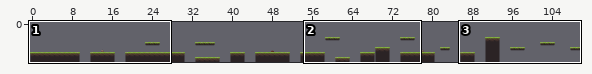
Tiled map (JSON), stored at public/assets/tilemap/plataformas.json. Above, an overview of the earlier version with the close-up marked.
Close-up. Before the edit:
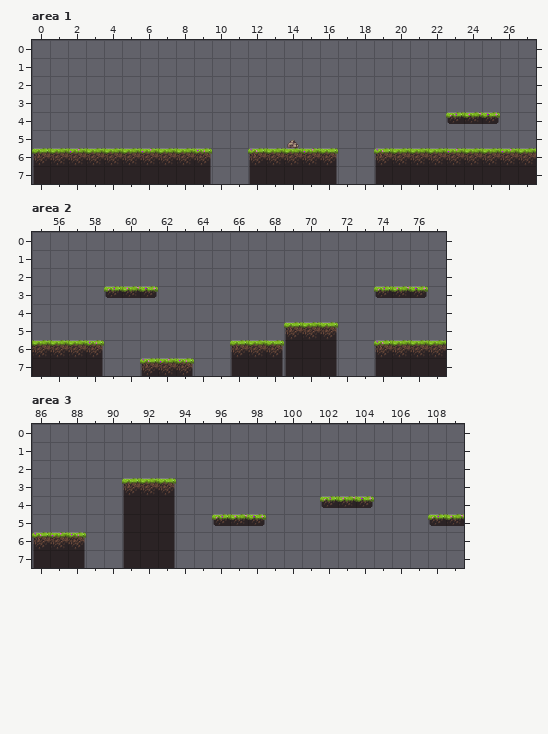
Cells are 32x32 px. Shown: area 1 x 0..27, y 0..7; area 2 x 55..77, y 0..7; area 3 x 86..109, y 0..7. The commit also changed other parts of the map, which this record leaves out.
Once edited:
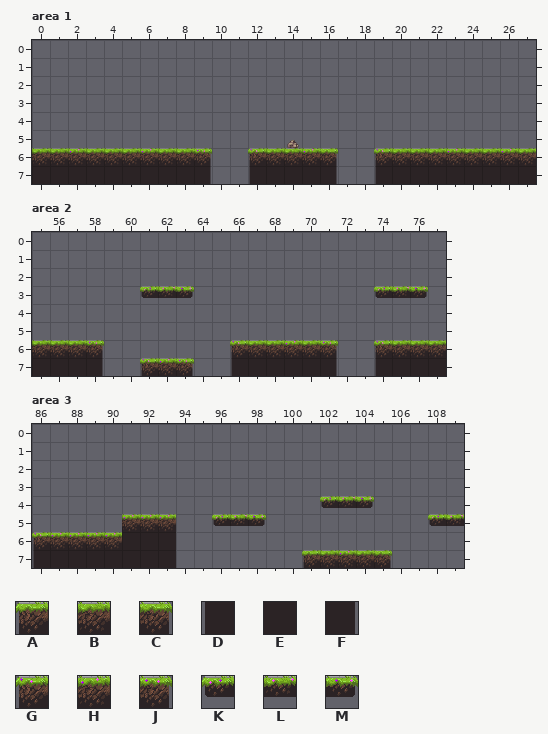
Key: from "plataformaTierra": A 0, B 1, C 2, D 3, E 4, F 5, G 6, H 7, J 8, K 12, L 13, M 14.
_ is an empty cell.
Difference:
Layer "plataformas", area 1:
The author changed tile A to tile B in row 6 at x 0.
The author changed tile D to tile E in row 7 at x 0.
The edit erases tile K in row 4 at x 23.
The edit erases tile L in row 4 at x 24.
The edit erases tile M in row 4 at x 25.
Layer "plataformas", area 2:
The author changed tile C to tile B in row 6 at x 68.
The author changed tile E to tile B in row 6 at x 70.
The author changed tile D to tile E in row 7 at x 69.
The author changed tile F to tile E in row 7 at x 68.
The author changed tile A to tile G in row 6 at x 66.
The author changed tile D to tile H in row 6 at x 69.
The author changed tile F to tile J in row 6 at x 71.
The author changed tile M to tile K in row 3 at x 61.
Tile L now appears in row 3 at x 62.
Tile M now appears in row 3 at x 63.
The edit erases tile A in row 5 at x 69.
The edit erases tile B in row 5 at x 70.
The edit erases tile C in row 5 at x 71.
The edit erases tile K in row 3 at x 59.
The edit erases tile L in row 3 at x 60.
Layer "plataformas", area 3:
Tile A now appears in row 7 at x 101.
Tile B now appears in row 7 at x 102 and 104.
Tile C now appears in row 7 at x 105.
The author changed tile D to tile E in rows 6 to 7 at x 91.
The author changed tile F to tile E in row 6 at x 93; in row 7 at x 88 and 93.
Tile E now appears in row 7 at x 89 to 90.
The author changed tile D to tile H in row 5 at x 91.
The author changed tile E to tile H in row 5 at x 92.
The author changed tile F to tile H in row 5 at x 93.
The author changed tile J to tile H in row 6 at x 88.
Tile H now appears in row 6 at x 89 to 90; in row 7 at x 103.
The edit erases tile A in row 3 at x 91.
The edit erases tile B in row 3 at x 92.
The edit erases tile C in row 3 at x 93.
The edit erases tile D in row 4 at x 91.
The edit erases tile E in row 4 at x 92.
The edit erases tile F in row 4 at x 93.
